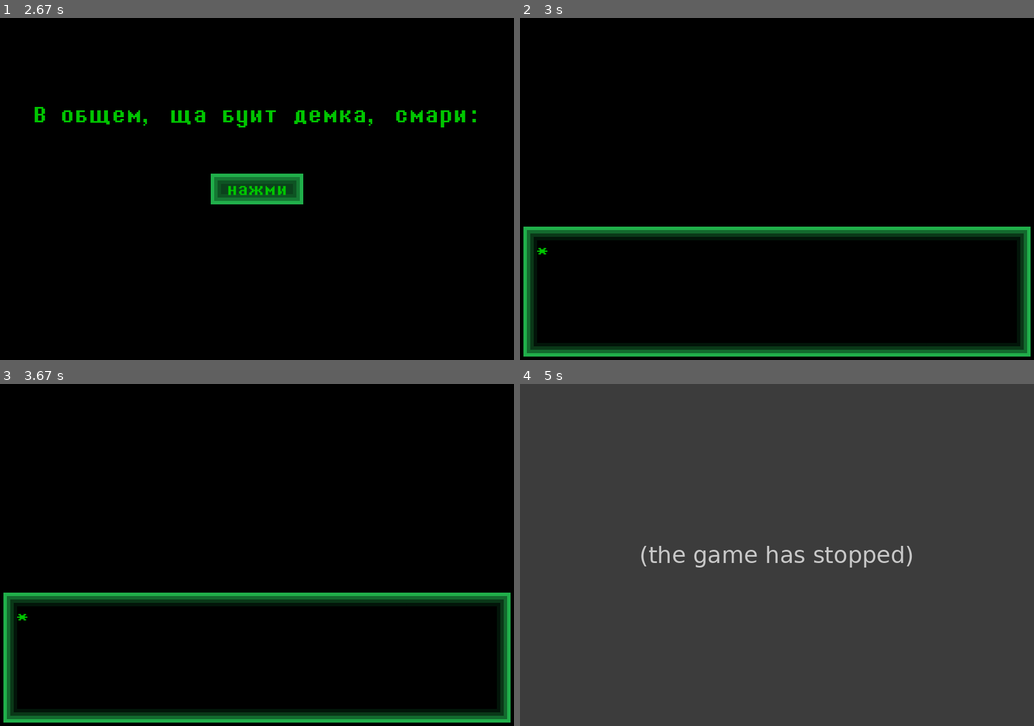
Above: before the commit, frames 1-4 (two rows, left to right).
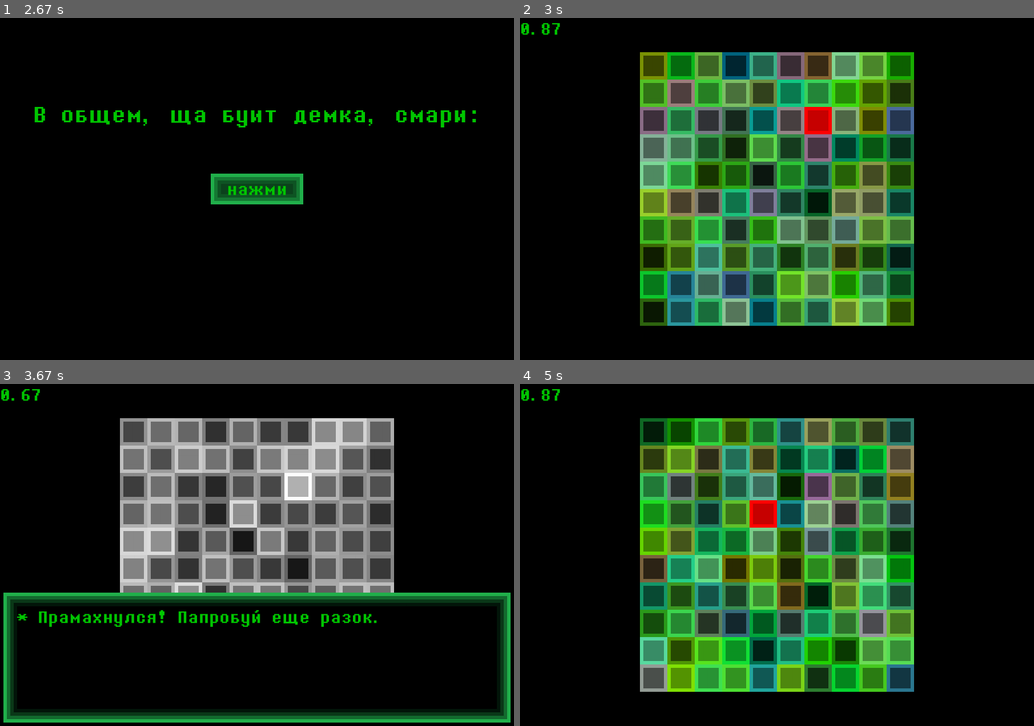
Above: after the commit, the same moments.

Repository: MaximElkinson/Pygame_SuperProject
Game: pygame game, started from игра.py
The game is run twice, just before and just after one commit, with the same random seed, the same clock (stepped at 60 frames per second) and the same inputs.
Inputs (mouse positions are in pixels of both pictures, inside the frame that each line leads up to):
- Up to frame 1 (2.67 s): press the mouse at (257, 158) at 0.37 s; move the mouse to (174, 212) at 0.47 s; release the mouse at (97, 271) at 0.6 s; press the mouse at (257, 158) at 1.2 s; move the mouse to (257, 195) at 1.3 s; release the mouse at (257, 230) at 1.43 s; press the mouse at (257, 158) at 1.53 s; move the mouse to (215, 117) at 1.63 s; release the mouse at (174, 76) at 1.77 s; press the mouse at (257, 158) at 1.87 s; move the mouse to (339, 168) at 1.97 s; release the mouse at (416, 182) at 2.1 s; press the mouse at (257, 158) at 2.2 s; move the mouse to (349, 206) at 2.3 s; release the mouse at (436, 257) at 2.43 s
- Up to frame 2 (3 s): press the mouse at (777, 189) at 2.87 s; move the mouse to (874, 127) at 2.97 s
- Up to frame 3 (3.67 s): release the mouse at (452, 428) at 3.1 s; press the mouse at (380, 513) at 3.2 s; move the mouse to (380, 520) at 3.3 s; release the mouse at (385, 524) at 3.43 s; press the mouse at (159, 459) at 3.53 s; move the mouse to (154, 520) at 3.63 s
- Up to frame 4 (5 s): release the mouse at (669, 582) at 3.77 s; press the mouse at (735, 431) at 3.87 s; move the mouse to (679, 493) at 3.97 s; release the mouse at (622, 558) at 4.1 s; press the mouse at (653, 513) at 4.2 s; move the mouse to (746, 548) at 4.3 s; release the mouse at (838, 585) at 4.43 s; press the mouse at (874, 431) at 4.53 s; move the mouse to (797, 544) at 4.63 s; release the mouse at (720, 657) at 4.77 s; press the mouse at (679, 431) at 4.87 s; move the mouse to (756, 490) at 4.97 s

Frame 1 is identical in both runs. In frame 2, 48% of the frame differs, in the area x 0-100%, y 1-99%; in frame 3, 28%; in frame 4, 98%, in the area x 0-100%, y 0-100%.
Before the commit the program exited at 4.87 s; later frames show no game.

Commit message:
Добавление переписанной Реакции

Diff:
--- a/lib/constants.py
+++ b/lib/constants.py
@@ -2,7 +2,7 @@
 
 pygame.init()
 psize = pwidth, pheight = 1200, 800  # Истинный размер экрана, но из-за фуллскрина происходит
-
+fps = 60
 # непонятная штука, поэтому также в основном коде существуют обычные size, width и height.
 # А еще они в настройках обновляются периодически. Короче, ужос
 ppixel_size = pheight // 100  # Игра пиксельная, поэтому определяется размер игрового пикселя
--- a/игра.py
+++ b/игра.py
@@ -319,7 +319,7 @@
         self.transform(MainMenu)
 
     def demo(self):
-        self.transform(Demo)
+        self.transform(Reakcia)
 
     def update(self, *args):
         if self.elements[0].is_complete() and self.wasnt:
@@ -345,13 +345,97 @@
         ]
 
 
+class ReakTile(pygame.sprite.Sprite):
+    def __init__(self, xy, func):
+        super().__init__(sprites)
+        self.image = pygame.Surface((pixel_size * 8, pixel_size * 8))
+        color = pygame.Color(random.randint(0, 160),
+                             random.randint(100, 230),
+                             random.randint(0, 160))
+        self.image.fill(color)
+        color.hsva = [color.hsva[0], color.hsva[1], color.hsva[2] - 30, color.hsva[3]]
+        self.image.fill(color, pygame.Rect(pixel_size, pixel_size, 6 * pixel_size, 6 * pixel_size))
+        self.rect = pygame.Rect(*xy, pixel_size * 8, pixel_size * 8)
+        self.func = func
+        self.red = False
+
+    def update(self, mpos, click, *args):
+        if in_rect((self.rect.x, self.rect.y, *self.rect.size), mpos) and click:
+            self.func()
+
+    def change_func(self, func2):
+        self.func = func2
+        color = pygame.Color(255, 0, 0)
+        self.image.fill(color)
+        color = pygame.Color(200, 0, 0)
+        self.image.fill(color, pygame.Rect(pixel_size, pixel_size, 6 * pixel_size, 6 * pixel_size))
+        self.red = True
+
+    def is_red(self):
+        return self.red
+
+    def change_color(self, color):
+        self.image.fill(color)
+        color.hsva = [color.hsva[0], color.hsva[1], color.hsva[2] - 30, color.hsva[3]]
+        self.image.fill(color, pygame.Rect(pixel_size, pixel_size, 6 * pixel_size, 6 * pixel_size))
+
+    def blacknwhite(self):
+        color = self.image.get_at((0, 0))
+        color.hsva = [color.hsva[0], 0, color.hsva[2], color.hsva[3]]
+        self.change_color(color)
+
+
+class Reakcia(GameStage):
+    def __init__(self):
+        super().__init__()
+        for i in range(10):
+            for j in range(10):
+                self.elements.append(ReakTile(((width - pixel_size * 80) // 2 +
+                                               j * 8 * pixel_size,
+                                               (height - pixel_size * 80) // 2 +
+                                               i * 8 * pixel_size), self.error))
+        self.elements[random.randrange(0, len(self.elements))].change_func(self.win)
+        self.timer = 60
+        self.stop = False
+
+    def update(self):
+        if not self.stop:
+            self.timer -= 1
+        if self.timer == 0:
+            self.error([["А ты че думал, это на время игра!", "Попробуй еще разок."]])
+        print(str(round(self.timer / 60, 2)))
+        bltext = MAIN_FONT.render(str(round(self.timer / 60, 2)), False, (0, 200, 0))
+        #screen.blit(bltext, ((width - MAIN_FONT.size(str(round(self.timer / 60, 2)))[0]) // 2, 0))
+        screen.blit(bltext, (0, 0))
+
+    def error(self, phrase=None):
+        if not self.stop:
+            self.stop = True
+            for i in self.elements:
+                i.blacknwhite()
+            if phrase is None:
+                phrase = [["Прамахнулся! Папробуй еще разок."]]
+            self.elements.append(Speech(phrase, func=self.retry))
+
+    def win(self):
+        self.stop = True
+        self.elements.append(Speech([["Молодчинка!!!!", "США в шоке!!!!"],
+                                     ["А терь вали атсюда."]],
+                                    func=self.to_menu))
+
+    def to_menu(self):
+        self.transform(MainMenu)
+
+    def retry(self):
+        self.transform(Reakcia)
+
+
 if __name__ == '__main__':
     running = True
     # Теоретическое положение курсора по умолчанию
     mouse_pos = (0, 0)
     clock = pygame.time.Clock()
     stage = MainMenu()
-    fps = 60
     while running:
         mouseprev = mouse
         mouse_on_screen = pygame.mouse.get_focused()
@@ -369,14 +453,14 @@
             click = True
         else:
             click = False
+        sprites.update(mouse_pos, click, pygame.key.get_pressed())
+        screen.fill((0, 0, 0))
+        sprites.draw(screen)
         nextstage = stage.nextstage
         if nextstage is not None:
             del stage
             stage = nextstage()
         stage.update()
-        sprites.update(mouse_pos, click, pygame.key.get_pressed())
-        screen.fill((0, 0, 0))
-        sprites.draw(screen)
         # screen.blit(load_image("sans.png", scale=pixel_size), (0, 0))
         pygame.display.flip()
         clock.tick(fps)
